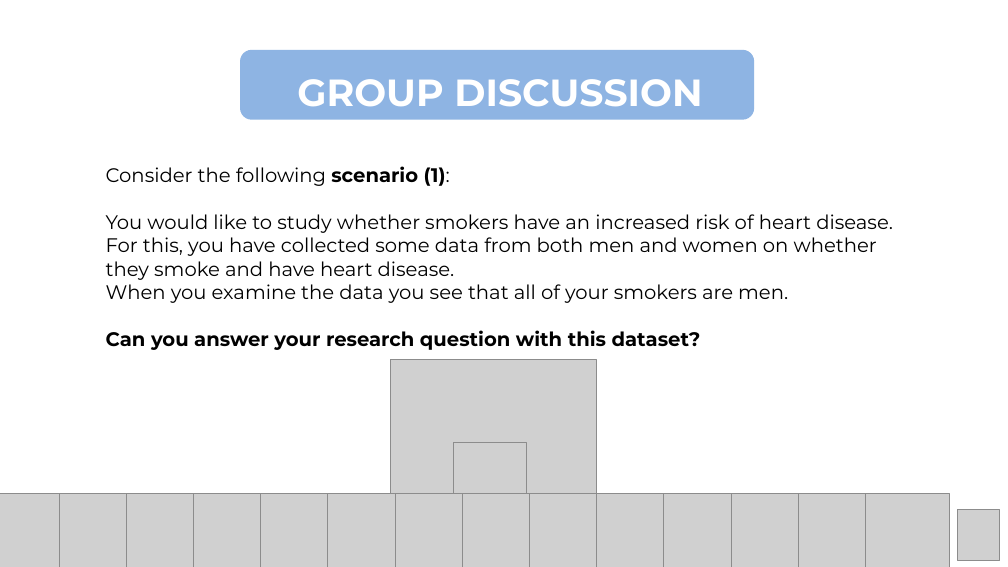
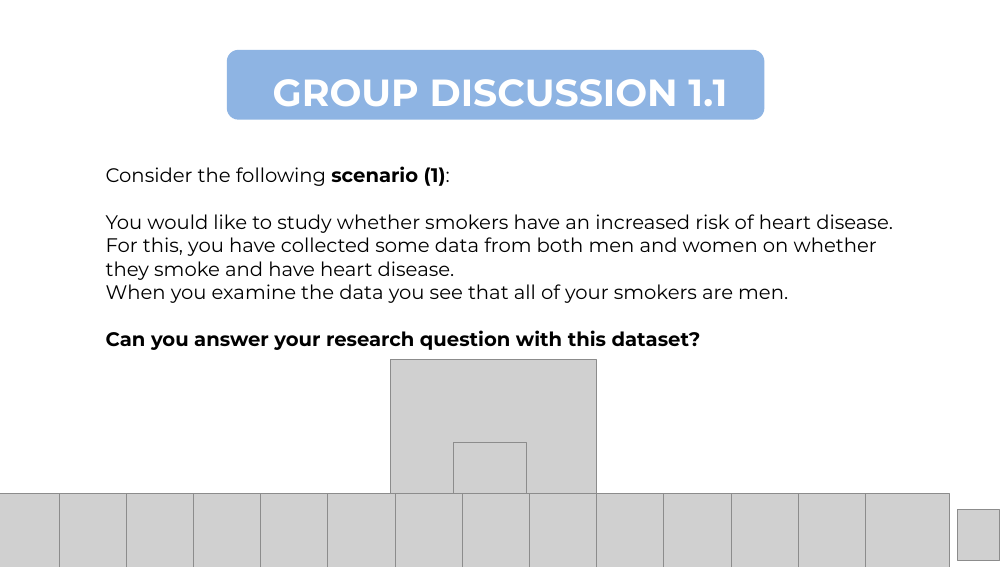
Before and after one commit to Center-for-Health-Data-Science/Foundations-of-Health-Data-Science, a slide deck: slide 12 of Slides/FHDS_Data_Collection_Part1.pptx (slide 13 before the commit). Drawn at 1008x567 pixels with LibreOffice and Linux fonts; fonts in the diff are those of the drawing; grey boxes stand for pictures. Boxes give left, top, right and bottom in pixels: in the first picture for what was removed or moved away, otherwise in the second. Text is boxed around its words. In the diff, an @@ line names an element or a change of style, - is before the commit and + after.

Commit message:
updates Thildes parts & Discussion slides

```diff
--- a/Slides/FHDS_Data_Collection_Part1.pptx
+++ b/Slides/FHDS_Data_Collection_Part1.pptx
@@ rounded rectangle resized from (x1=240, y1=50, x2=754, y2=120) to (x1=227, y1=50, x2=765, y2=120) @@
@@ text at (x1=273, y1=79, x2=727, y2=107): text changed @@
-GROUP DISCUSSION
+GROUP DISCUSSION 1.1
```
Also in this commit, not shown: 5 other slides changed, 2 slides removed, 7 other files.
